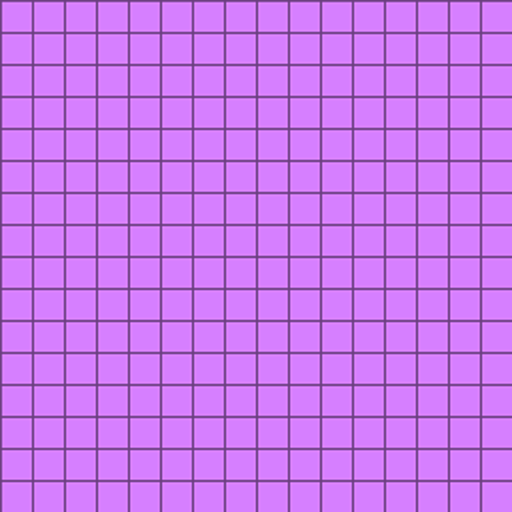
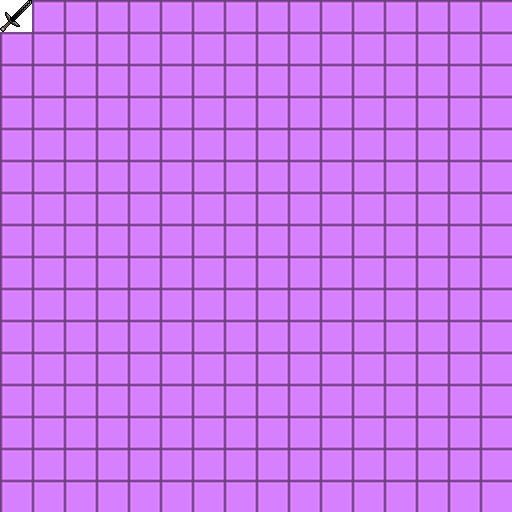
Comparing the layer stacks of the two 512 x 512 images. Changes:
added group "Textures" with 1 layers above "Background" over [0, 0, 32, 32]
added layer "Layer 0" in group "Textures" over [0, 0, 32, 32]
renamed "Layer 0" to "Background", painted on it over [0, 0, 32, 32]
